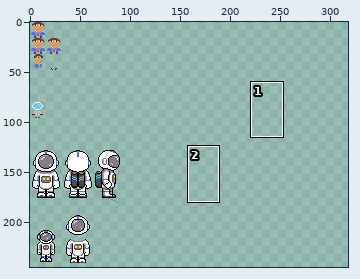
Pixel-art file -- assets/austro.aseprite. The first picture is a wide view before the edit; the outline marks the close-up.
Close-up. Earlier state:
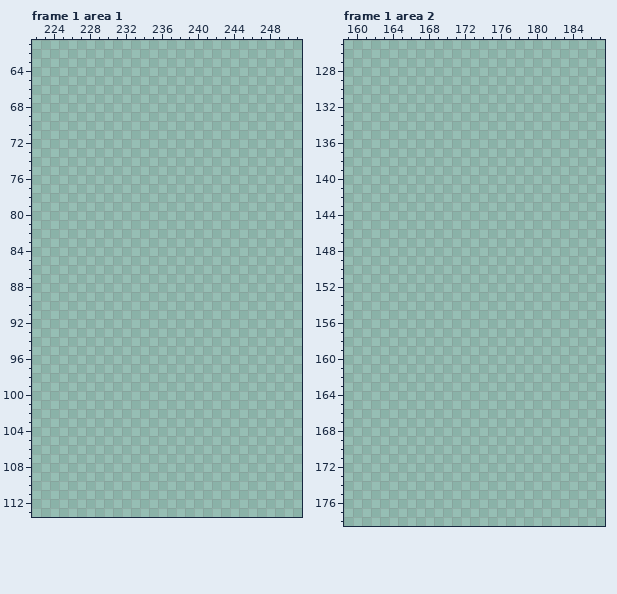
1024x1024 pixels, 4 frames. Shown: frame 1 area 1: x 222..251, y 61..113; frame 1 area 2: x 159..187, y 125..178. The wide view leaves out empty margins. The commit also changed other frames or places, which this record leaves out.
After the commit:
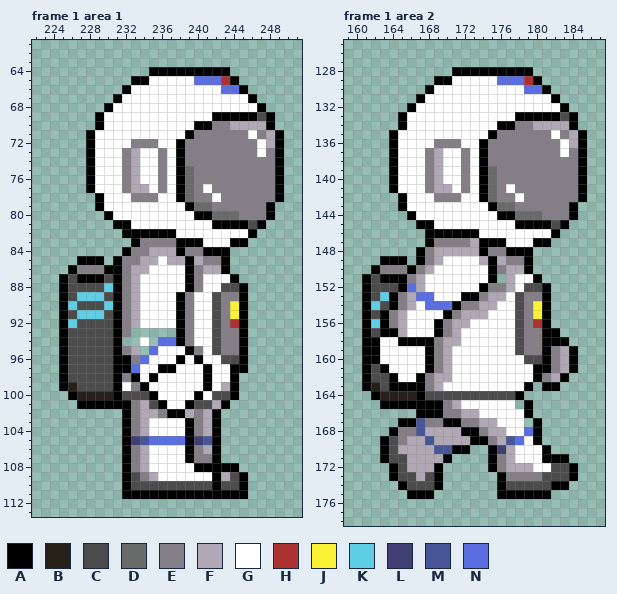
Palette (. is transparent): A #000000  B #272019  C #4c4c4c  D #696a6a  E #847e87  F #b0a9b5  G #ffffff  H #ac3232  J #fbf236  K #5fcde4  L #3f3f74  M #485698  N #5b6ee1
What changed:
Changed rows in their new state; - is an unchanged pixel.
Frame 1 area 1, layer "Layer 1":
first column x 225:
 64 ----------AAAAAAAAA------
 65 --------AAGGGGGNNNHA-----
 66 -------AGGGGGGGGGGNNA----
 67 ------AGGGGGGGGGGGGGGA---
 68 -----AGGGGGGGGGGGGGGGGA--
 69 ----AGGGGGGGGGGGGAAAAACA-
 70 ----AGGGGGGGGGGAAEEFFFFA-
 71 ---AGGGGGGGGGGAEEEEEEGEFA
 72 ---AGGGGEEEGGAEEEEEEEEGFA
 73 ---AGGGEFGGEGAEEEEEEEEGEA
 74 ---AGGGEFGGEGAEEEEEEEEEEA
 75 ---AGGGEFGGEGADEEEEEEEEEA
 76 ---AGGGEFGGEGADEEEEEEEEEA
 77 ---AGGGEFFGEGADEGEEEEEEEA
 78 ----AGGGEEEGGADEEGEEEEEEA
 79 ----AGGGGGGGGGADDEEEEEEA-
 80 -----AGGGGGGGGGAADDDEEEA-
 81 ------AAGGGGGGGGGAAAACA--
 82 -------AAAAAAGGGGGGGGA---
 83 --------AEEEEAAAGGGAA----
 84 -------AEEFFFAEEAAA------
 85 --AAA-AEEFFGFFAFEEA------
 86 -AEEEAAEFFGGGGAEFFA------
 87 ACAAACAEFGGGGGAEGGGA-----
 88 ACCCCKAEFGGGGGAEGGCCA----
 89 ACKKKCAEFGGGGAEGGCEEA----
 90 AKCCCKAEFGGGGAEGGCEJA----
 91 ACKKKCAEFGGGGAEGGCEJA----
 92 AKCCCCAEFGGGGAEGGCEHA----
 93 ACCCCCAE-----AEGGCEEA----
 94 ACCCCCA--G-NNAEGGCEEA----
 95 ACCCCCAEF-NGGGAEGCEEA----
 96 ACCCCCAAENGGGAGAGGCCA----
 97 ACCCCCAANGGAAGGGAGGAA----
 98 ACCCCCAEAGAGGGGGAGGA-----
 99 ABCCCCAGEAGGGGGGAGFA-----
100 -ABBBBACCCAGGGGAGCCA-----
101 --AAAAAAEFCAGGACCFA------
102 -------AEFFEAAFEFA-------
103 -------AEFGGGGAEFA-------
104 -------AEFGGGGAEFA-------
105 -------ALMNNNNALMA-------
106 -------AEFGGGGAEFA-------
107 -------AEFGGGGAEEA-------
108 -------AEFGGGGGAAAAA-----
109 -------ACEFGGGGGGAFCA----
110 -------ACCCCCCCCCACCA----
111 -------AAAAAAAAAAAAAA----
Frame 1 area 2, layer "Layer 1":
first column x 161:
128 ----------AAAAAAAAA------
129 --------AAGGGGGNNNHA-----
130 -------AGGGGGGGGGGNNA----
131 ------AGGGGGGGGGGGGGGA---
132 -----AGGGGGGGGGGGGGGGGA--
133 ----AGGGGGGGGGGGGAAAAACA-
134 ----AGGGGGGGGGGAAEEFFFFA-
135 ---AGGGGGGGGGGAEEEEEEGEFA
136 ---AGGGGEEEGGAEEEEEEEEGFA
137 ---AGGGEFGGEGAEEEEEEEEGEA
138 ---AGGGEFGGEGAEEEEEEEEEEA
139 ---AGGGEFGGEGADEEEEEEEEEA
140 ---AGGGEFGGEGADEEEEEEEEEA
141 ---AGGGEFFGEGADEGEEEEEEEA
142 ----AGGGEEEGGADEEGEEEEEEA
143 ----AGGGGGGGGGADDEEEEEEA-
144 -----AGGGGGGGGGAADDDEEEA-
145 ------AAGGGGGGGGGAAAACA--
146 -------AAAAAAGGGGGGGGA---
147 -------AEEEEFAAAGGGAA----
148 ------AEFFFFFAEEAAA------
149 --AAA-AEFGGGGFAFEEA------
150 -AEEEAEFGGGGGGAEFFA------
151 ACAAAEFGGGGGGGA-FGGA-----
152 ACCCANFGGGGGGAEEFGCCA----
153 ACKAEFNNGGGAAEFFGCEEA----
154 AKCAEFGNNNAEEFFGGCEJA----
155 ACAEFGGGGAEFFFGGGCEJA----
156 AKAEFGGGAEFFGGGGGCEHA----
157 ACAAFGGGAEFGGGGGGCEEAA---
158 AAGGAAAAEFFGGGGGGCEEAAA--
159 AAGGGGGAEFGGGGGGGCEEAEFA-
160 AAGGGGGAEFGGGGGGGGCCAEFA-
161 ACAGGGGAEFGGGGGGGGGAAEFA-
162 ACCAGGAEFFGGGGGGGGGAEFA--
163 ABCAAAAEFGGGGGGGGGA-AA---
164 -ABBBBACCCCCCCCCCA-------
165 --AAAAAAAEFGGGGGG-A------
166 ------AAAEEFFGGGGGA------
167 ----AAMEEAAEEFFGGG-A-----
168 ---AEEMFFFFAAEFFGGNA-----
169 --ACEFFMFFFFAAEFMNGA-----
170 --ACFFFFMMAA--ALFGGGA----
171 --ACCFFFFA----AEFGGGAAA--
172 ---ACFFFA-----AEFFFGGCCA-
173 ---ACCFCA------AEEEECCCA-
174 ----ACCCA------ACCCCCAA--
175 -----AAA-------AAAAAA----
Changed places in both close-ups, as pixel boxes (x1, y1, x2, y2):
added: (59, 67, 284, 499)
added: (362, 67, 587, 499)
